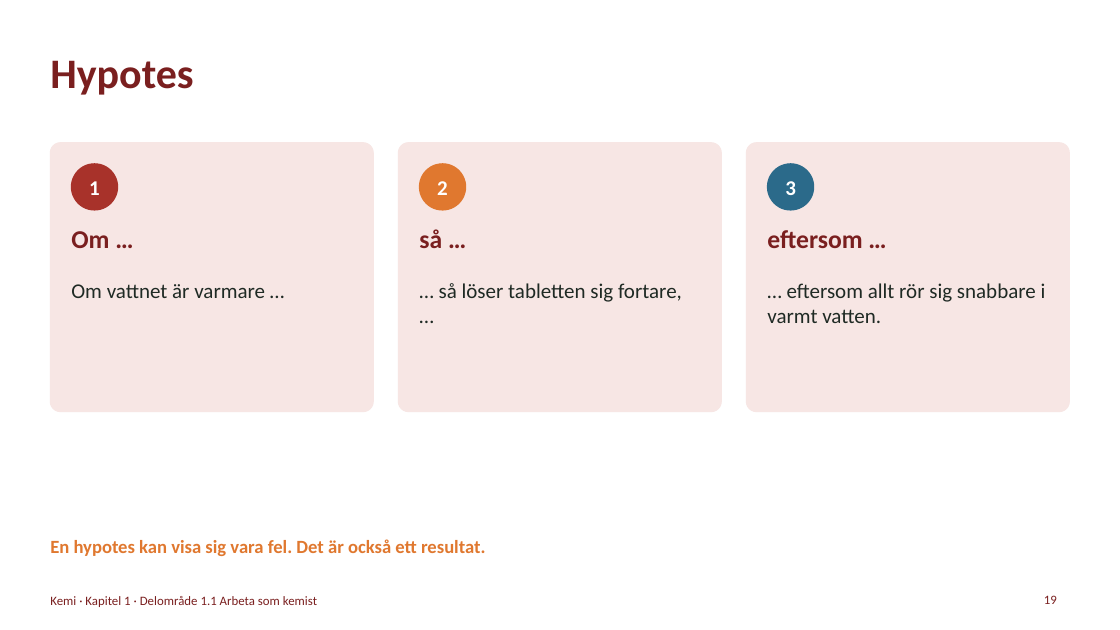
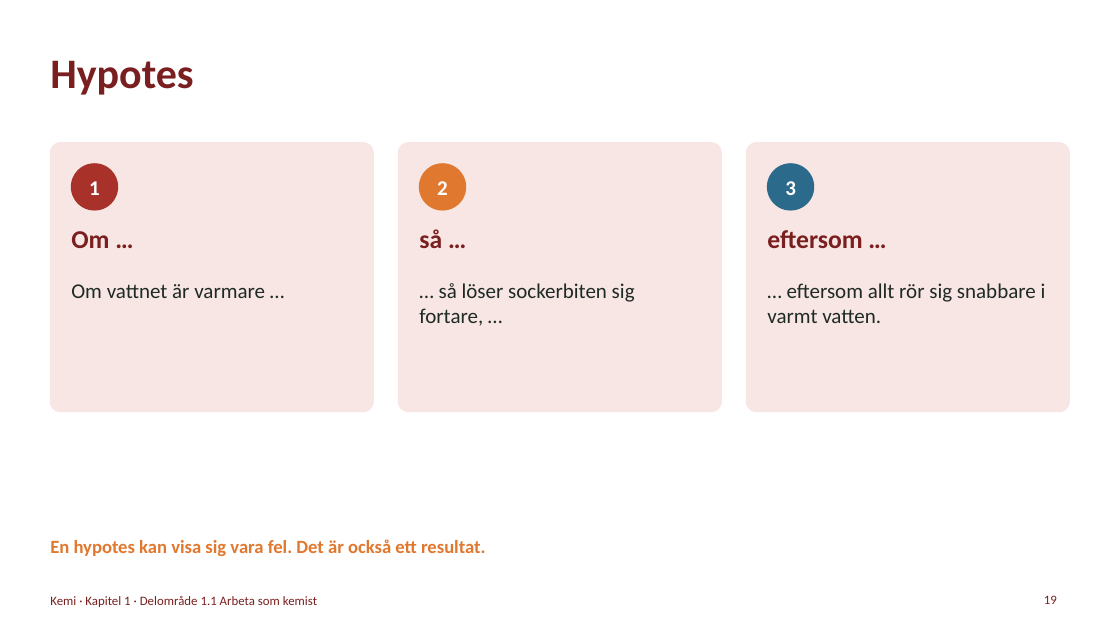
Before and after one commit to sweviktor95/pluggis, a slide deck: slide 19 of planering/kemi-omrade1/kemi-1-kemi-som-vetenskap.pptx. Drawn at 1120x630 pixels with LibreOffice and Linux fonts; fonts in the diff are those of the drawing. Boxes give left, top, right and bottom in pixels: in the first picture for what was removed or moved away, otherwise in the second. Text is boxed around its words. In the diff, an @@ line names an element or a change of style, - is before the commit and + after.

```diff
--- a/planering/kemi-omrade1/kemi-1-kemi-som-vetenskap.pptx
+++ b/planering/kemi-omrade1/kemi-1-kemi-som-vetenskap.pptx
@@ text at (419, 283, 635, 326): text changed @@
-… så löser tabletten sig fortare, …
+… så löser sockerbiten sig fortare, …
```
Also in this commit, not shown: 9 other slides changed, 40 other files.
